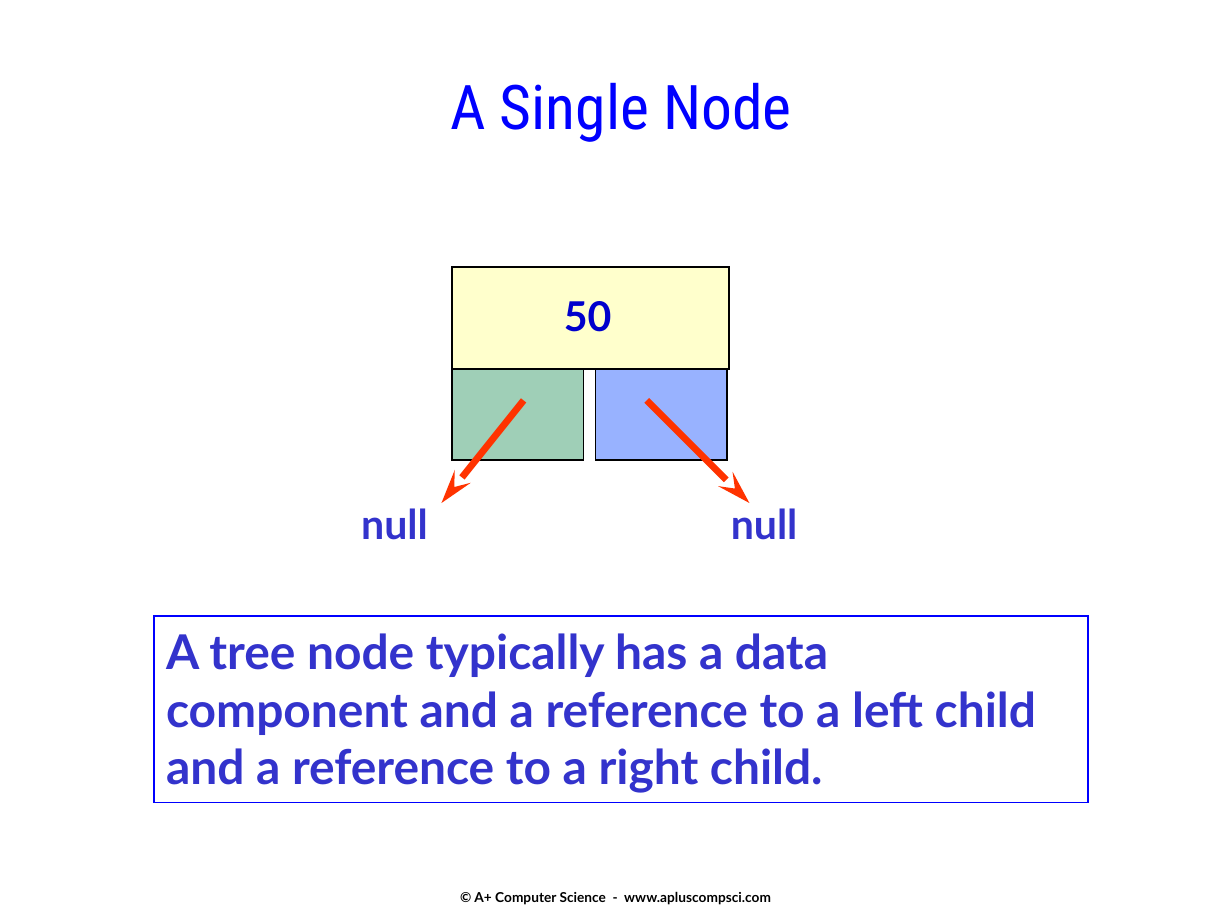
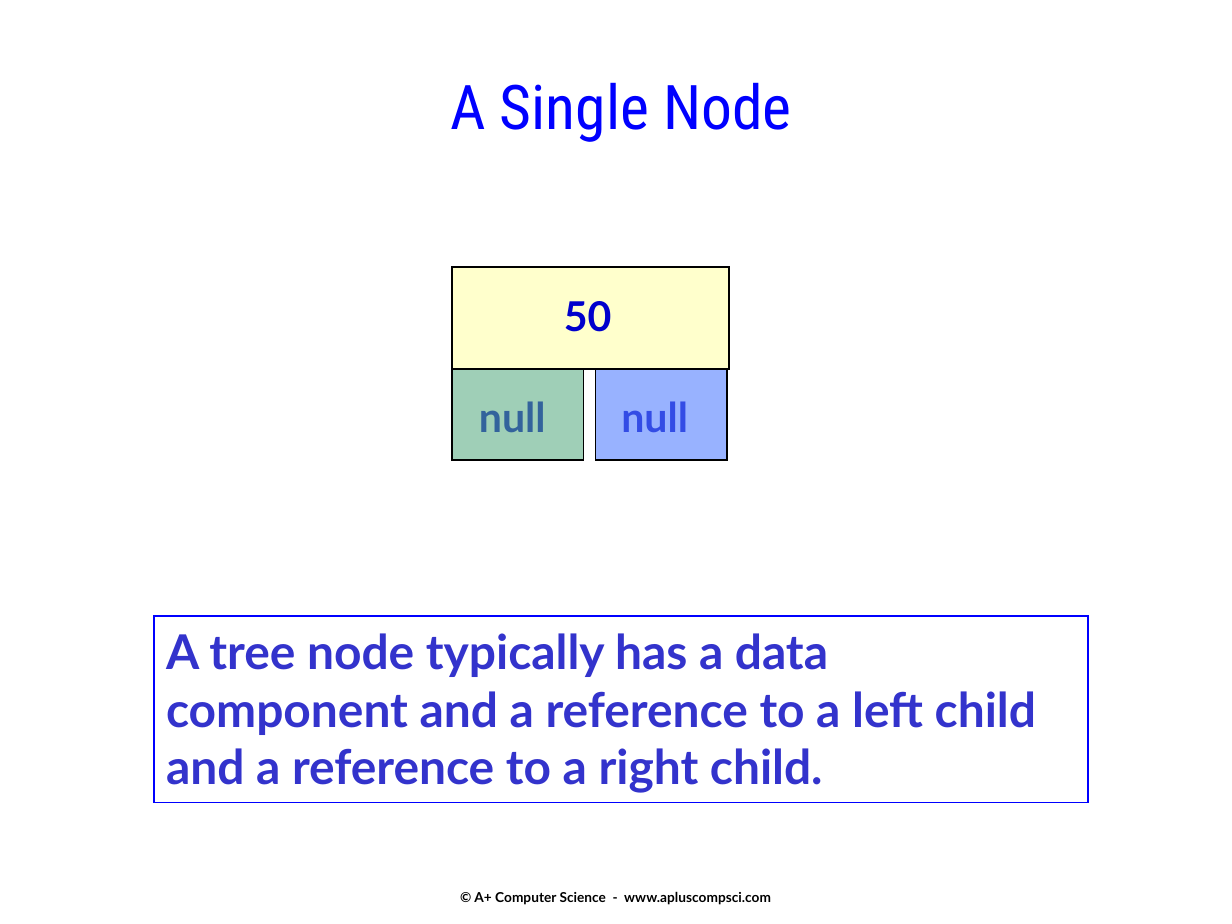
Before and after one commit to Cy-FairCS/cs3, a slide deck: slide 4 of u08a_binaryTrees/notes/_c - Implementing the BST class.pptx. Drawn at 1232x924 pixels with LibreOffice and Linux fonts; fonts in the diff are those of the drawing. Boxes give left, top, right and bottom in pixels: in the first picture for what was removed or moved away, otherwise in the second. Text is boxed around its words. In the diff, an @@ line names an element or a change of style, - is before the commit and + after.

```diff
--- a/u08a_binaryTrees/notes/_c - Implementing the BST class.pptx
+++ b/u08a_binaryTrees/notes/_c - Implementing the BST class.pptx
@@ text "null": place and size @@
-text "null" at (361, 508, 428, 540)
+text "null" at (479, 401, 546, 432)
@@ text "null": place and size @@
-text "null" at (731, 508, 798, 540)
+text "null" at (621, 401, 688, 432)
@@ arrow removed from (524, 400) to (441, 503) @@
@@ arrow removed from (647, 400) to (749, 503) @@
```
Also in this commit, not shown: 2 other slides changed, 4 other files.
